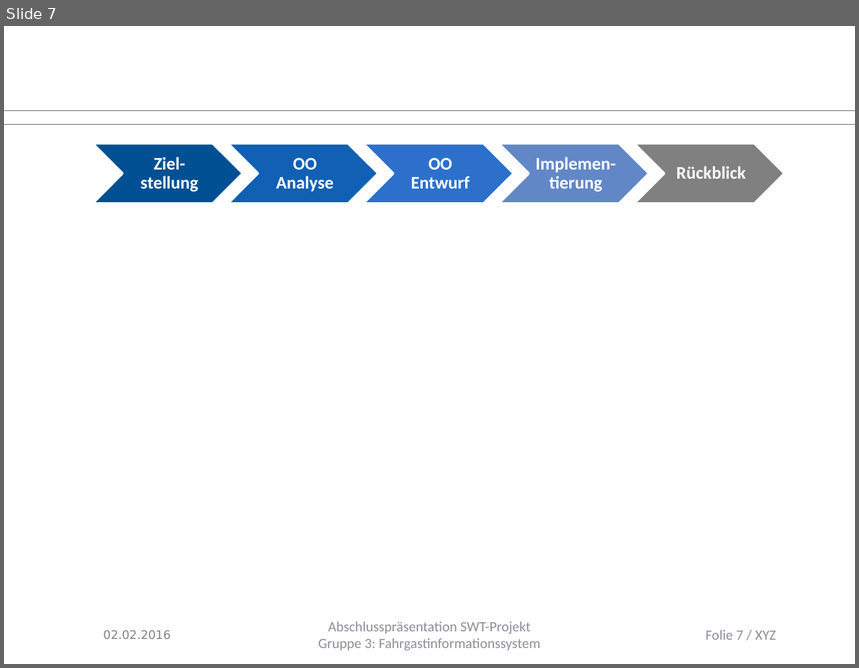
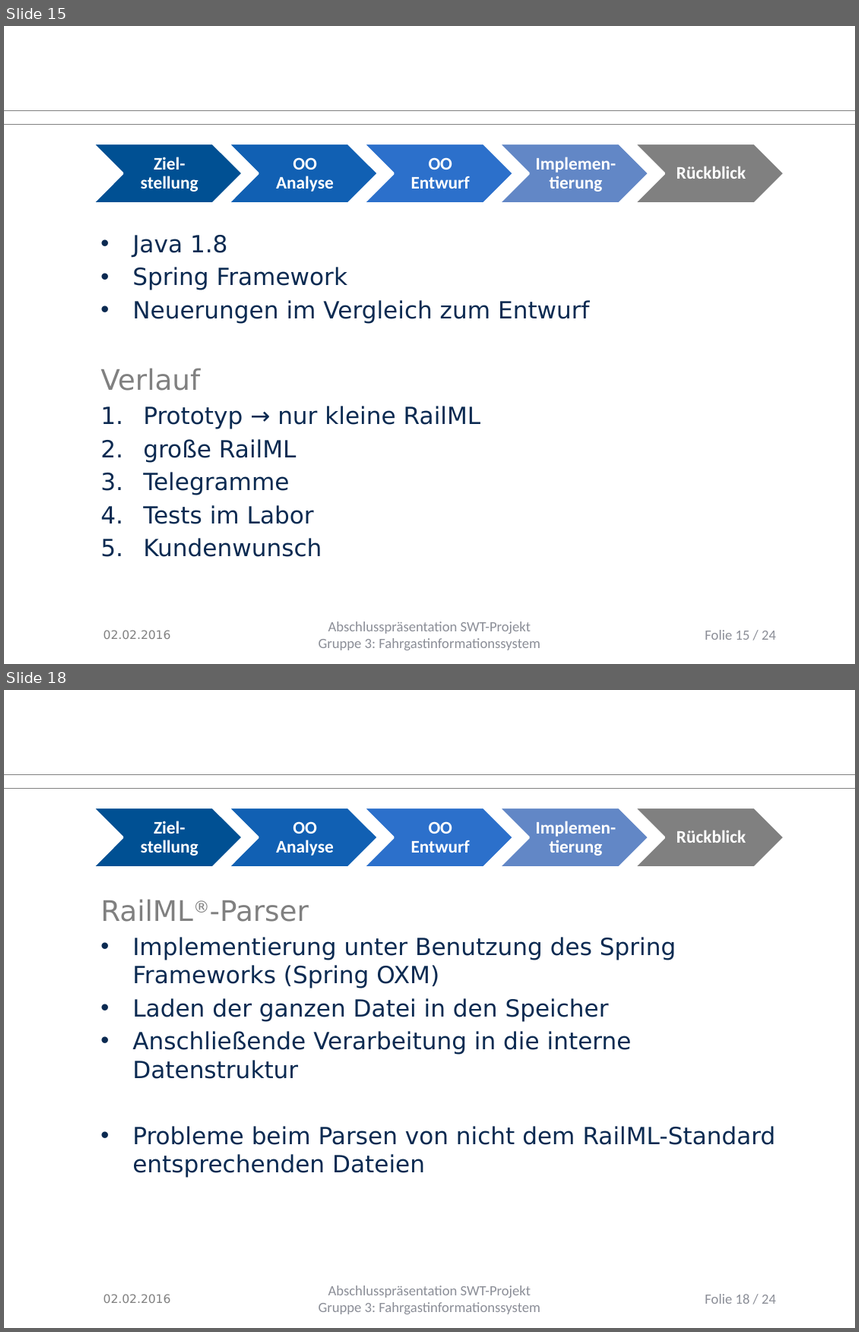
Before and after one commit to Juu98/fahrgastinformationssystem, a slide deck: organisation/Endpräsentation/abschlusspraesentation.pptx. Shown one above the other, each under a label of ours: slide 7 before the commit, slides 15 and 18 after it; the slides between them are not shown. The pictures are 859x668 and 859x1332 pixels, drawn with LibreOffice and Linux fonts; fonts in the diff are those of the drawing; background and template pictures are left out. Boxes give left, top, right and bottom in pixels: in the first picture for what was removed or moved away, otherwise in the second. Text is boxed around its words. In the diff, an @@ line names an element or a change of style, - is before the commit and + after.

```diff
--- a/organisation/Endpräsentation/abschlusspraesentation.pptx
+++ b/organisation/Endpräsentation/abschlusspraesentation.pptx
@@ slide 18 added at (4, 690, 855, 1328), background #FFFFFF; not listed: 2 template elements that a slide beside it also shows @@
@@ group added at (92, 808, 785, 868): 5 chevrons, 5 texts @@
+Ziel-stellung
+OO Analyse
+OO Entwurf
+Implemen-tierung
+Rückblick
@@ text added at (101, 899, 776, 1178), 20 pt, text #0B2A51 @@
+RailML®-Parser
+• Implementierung unter Benutzung des Spring Frameworks (Spring OXM)
+• Laden der ganzen Datei in den Speicher
+• Anschließende Verarbeitung in die interne Datenstruktur
+• Probleme beim Parsen von nicht dem RailML-Standard entsprechenden Dateien
@@ text added at (104, 1294, 171, 1303), 10 pt, text #808080 @@
+02.02.2016
@@ text added at (319, 1286, 541, 1315), 12 pt, text #8C8E98 @@
+Abschlusspräsentation SWT-Projekt
+Gruppe 3: Fahrgastinformationssystem
@@ page number added at (705, 1294, 776, 1304), 12 pt, text #8C8E98 @@
+Folie 18 / 24
@@ what was slide 7 is now slide 15 @@
@@ slide 15 changed as well @@
@@ text added at (101, 235, 590, 557), 20 pt, text #0B2A51 @@
+• Java 1.8
+• Spring Framework
+• Neuerungen im Vergleich zum Entwurf
+Verlauf
+1. Prototyp → nur kleine RailML
+2. große RailML
+3. Telegramme
+4. Tests im Labor
+5. Kundenwunsch
@@ page number at (705, 630, 776, 640): text changed @@
-Folie 7 / XYZ
+Folie 15 / 24
```
Also in this commit, not shown: 4 other slides changed, 13 other slides added, 1 other file.
